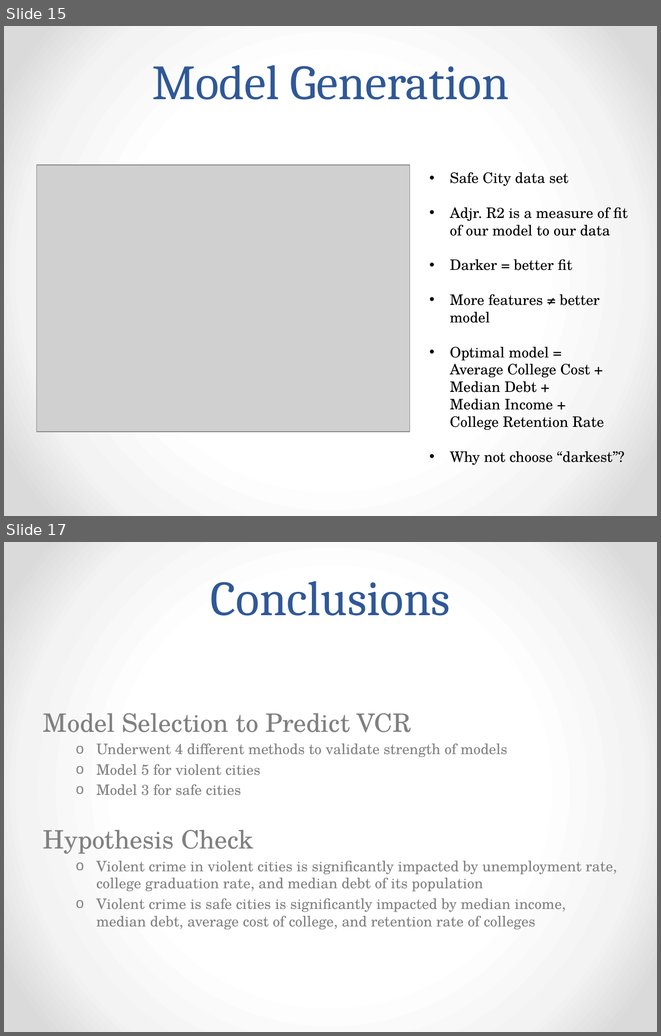
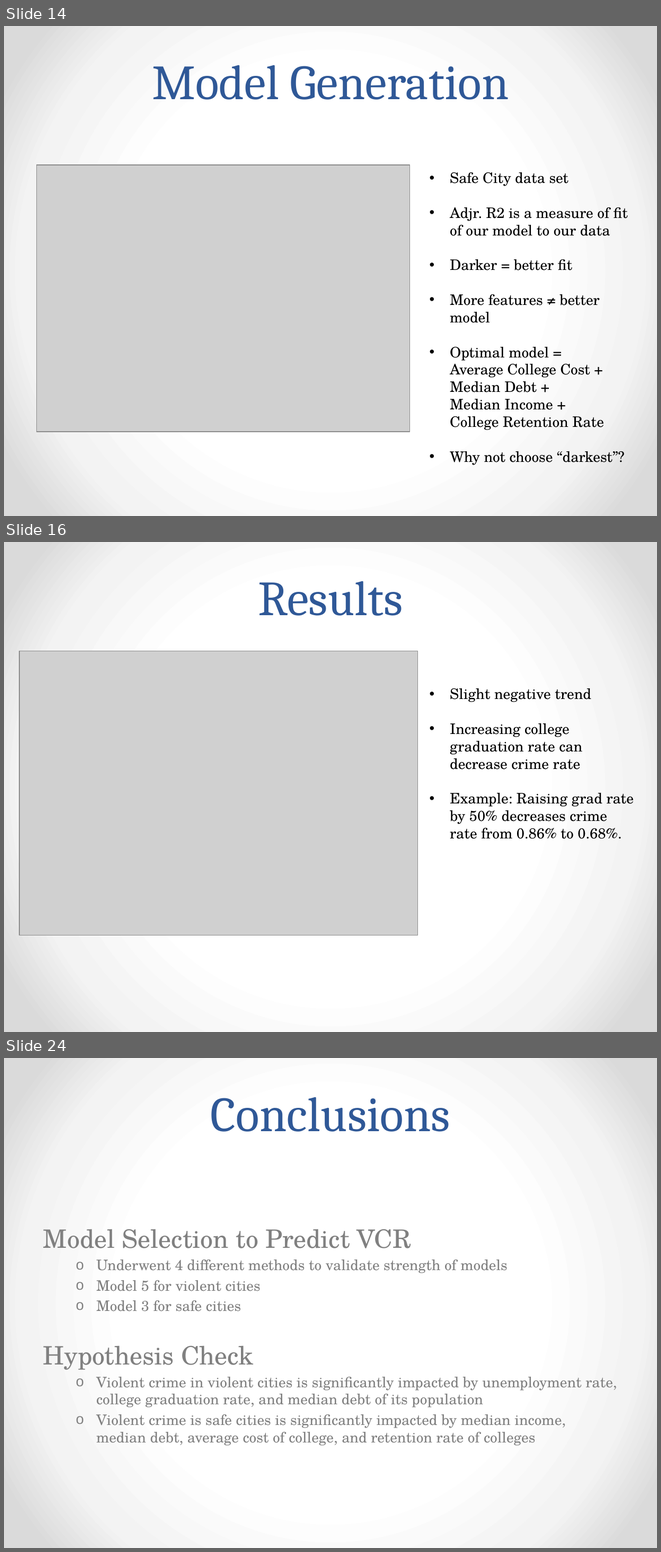
Before and after one commit to Majorfalcon/Foundations-of-Data-Science-Capstone, a slide deck: Capstone – Presentation.pptx. Shown one above the other, each under a label of ours: slides 15 and 17 before the commit, slides 14, 16 and 24 after it; the slides between them are not shown. The pictures are 661x1036 and 661x1552 pixels, drawn with LibreOffice and Linux fonts; fonts in the diff are those of the drawing; grey boxes stand for pictures. Boxes give left, top, right and bottom in pixels: in the first picture for what was removed or moved away, otherwise in the second. Text is boxed around its words. In the diff, an @@ line names an element or a change of style, - is before the commit and + after.

```diff
--- a/Capstone – Presentation.pptx
+++ b/Capstone – Presentation.pptx
@@ slide 16 added at (x1=4, y1=542, x2=657, y2=1032), background gradient #FFFFFF to #F4F4F4 to #DADADA @@
@@ title added at (x1=258, y1=581, x2=403, y2=616), 54 pt, text #2F5897 @@
+Results
@@ picture added at (x1=20, y1=651, x2=418, y2=936) @@
@@ text added at (x1=450, y1=688, x2=634, y2=839), 16 pt, text #000000 @@
+• Slight negative trend
+• Increasing college graduation rate can decrease crime rate
+• Example: Raising grad rate by 50% decreases crime rate from 0.86% to 0.68%.
@@ what was slide 15 is now slide 14 @@
@@ what was slide 17 is now slide 24 @@
```
Also in this commit, not shown: 2 slides changed, 7 other slides added, 1 slide removed.
